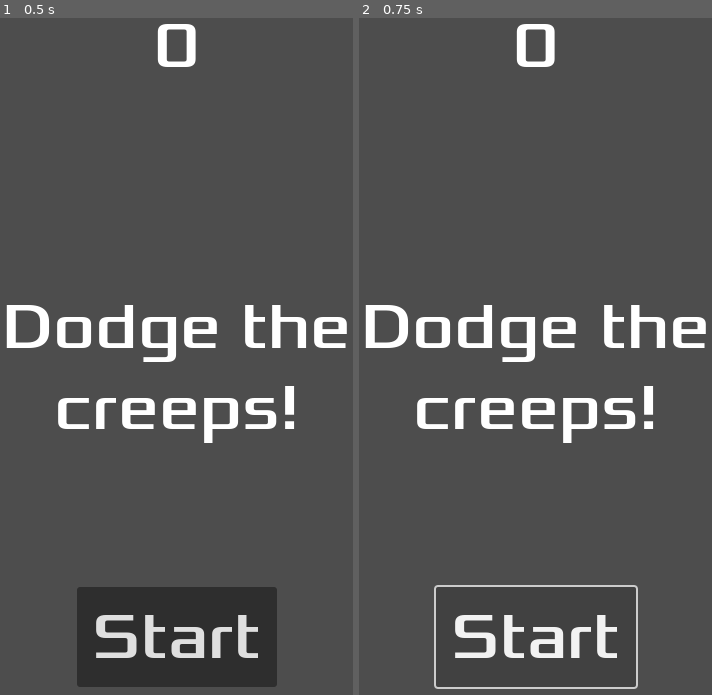
Above: before the commit, frames 1-2 (left to right).
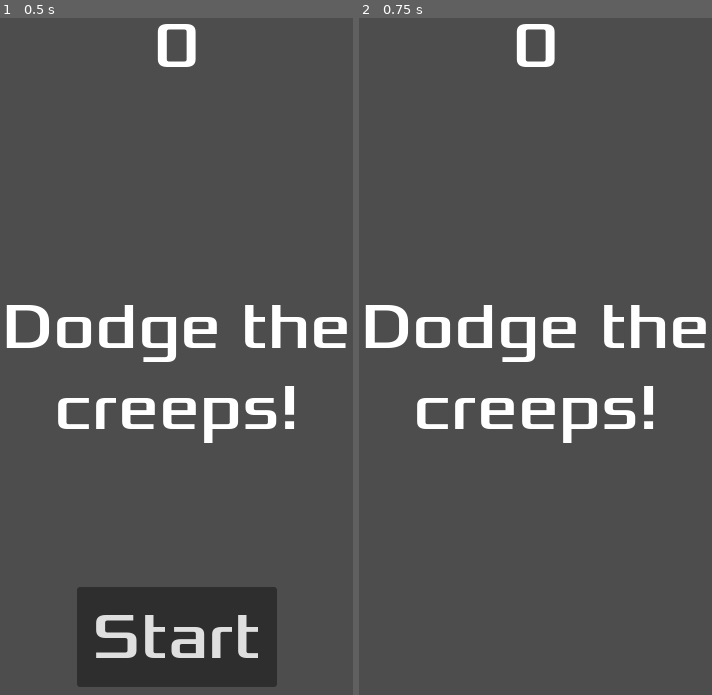
Above: after the commit, the same moments.

Repository: telamonian/dodge_the_creeps
Game: Godot game, scene res://hud.tscn
The game is run twice, just before and just after one commit, with the same random seed, the same clock (stepped at 60 frames per second) and the same inputs. This scene is started directly instead of the project's main scene.
Inputs:
- Up to frame 1 (0.5 s): no input
- Up to frame 2 (0.75 s): click "Start" at 0.5 s

Frame 1 is identical in both runs. In frame 2, 1.7% of the frame differs, in the area x 21-80%, y 83-100%.

Commit message:
finished HUD scene/script

Diff:
--- a/dodge_the_creeps/hud.gd
+++ b/dodge_the_creeps/hud.gd
@@ -22,11 +22,19 @@
 func update_score(score):
 	$ScoreLabel.text = str(score)
 
+
+func _on_start_button_pressed():
+	$StartButton.hide()
+	start_game.emit()
+
+func _on_message_timer_timeout():
+	$Message.hide()
+
+
 # Called when the node enters the scene tree for the first time.
 func _ready():
 	pass # Replace with function body.
 
-
 # Called every frame. 'delta' is the elapsed time since the previous frame.
 func _process(delta):
 	pass
--- a/dodge_the_creeps/hud.tscn
+++ b/dodge_the_creeps/hud.tscn
@@ -57,3 +57,6 @@
 
 [node name="MessageTimer" type="Timer" parent="."]
 one_shot = true
+
+[connection signal="pressed" from="StartButton" to="." method="_on_start_button_pressed"]
+[connection signal="timeout" from="MessageTimer" to="." method="_on_message_timer_timeout"]
